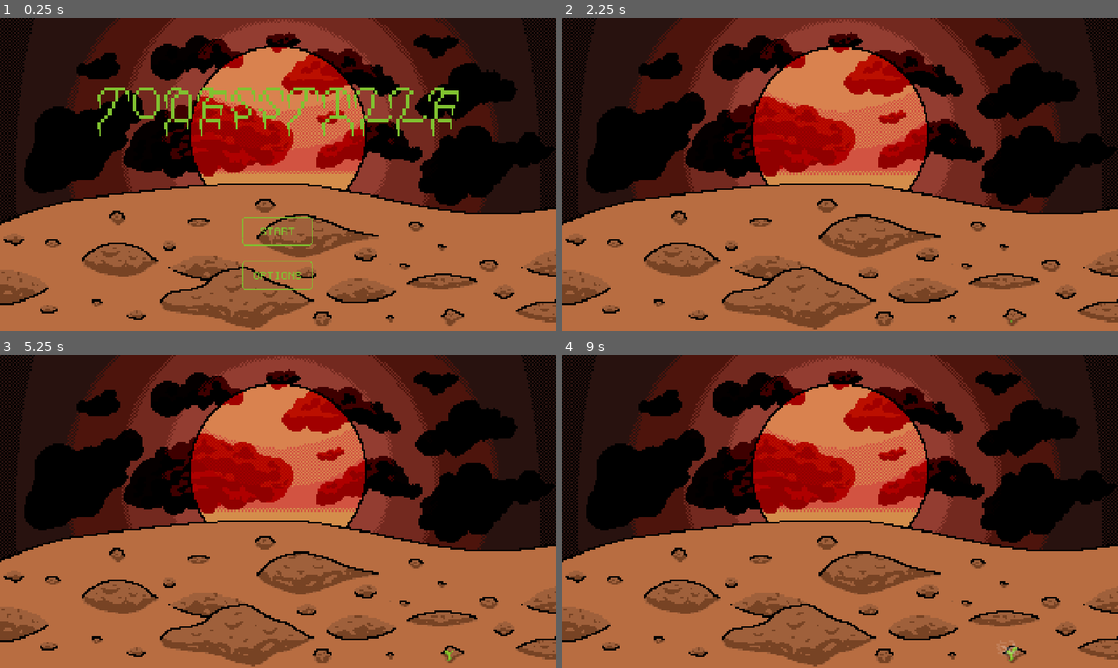
Above: before the commit, frames 1-4 (two rows, left to right).
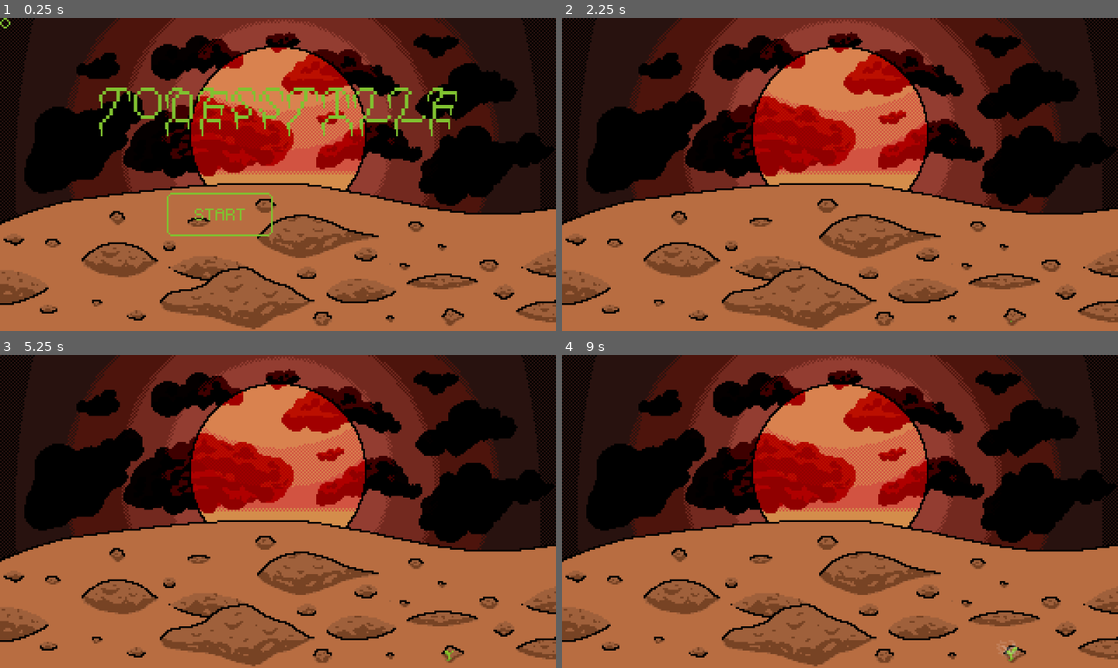
Above: after the commit, the same moments.

Repository: SuperTuxii/Todesstille
Game: Godot game, scene res://scenes/main.tscn
The game is run twice, just before and just after one commit, with the same random seed, the same clock (stepped at 60 frames per second) and the same inputs.
Inputs (mouse positions are in pixels of both pictures, inside the frame that each line leads up to):
- Up to frame 1 (0.25 s): no input
- Up to frame 2 (2.25 s): click (567, 24) at 0.52 s; click (840, 274) at 1.25 s, where only the run before the commit has a clickable "╭─────────╮ │ OPTIONS │ ╰────…"; click "╭─────────╮ │ START │ ╰──────…" at 2 s
- Up to frame 3 (5.25 s): tap Enter at 2.75, 4.25 s; move the mouse to (400, 495) at 2.77 s; hold Right 2.78-3.53 s; tap Alt at 2.85, 4.35 s; tap Space at 3.5, 5 s; move the mouse to (166, 527) at 3.52 s; hold Down 3.53-4.28 s; tap Shift at 3.6, 5.1 s; move the mouse to (333, 442) at 4.27 s; hold Right 4.28-5.03 s; move the mouse to (250, 574) at 5.02 s; hold Up from 5.03 s (still down)
- Up to frame 4 (9 s): tap Enter at 5.75 s; move the mouse to (1006, 558) at 5.77 s; release Up at 5.78 s; hold Left 5.78-7.28 s; tap Alt at 5.85, 7.35, 8.85 s; tap Space at 6.5 s; move the mouse to (673, 464) at 6.52 s; tap Shift at 6.6, 8.1 s; move the mouse to (867, 511) at 7.27 s; hold Down 7.28-8.03 s; move the mouse to (756, 433) at 8.02 s; hold Right 8.03-8.78 s; move the mouse to (962, 495) at 8.77 s; hold Up from 8.78 s (still down)

The runs differ from the first frame. In frame 1, 4.8% of the frame differs, in the area x 0-100%, y 0-100%; in frame 2, 2.8%; in frame 3, 2.8%; in frame 4, 2.8%.

Commit message:
Created a cover to put on the website. Currently working on creating a custom look for the button, which is more work then I expected.

Diff:
--- /dev/null
+++ b/materials/recolor_material.tres
@@ -0,0 +1,15 @@
+[gd_resource type="ShaderMaterial" load_steps=2 format=3 uid="uid://c7tvx00y2tvrn"]
+
+[sub_resource type="Shader" id="Shader_1epgm"]
+code = "shader_type canvas_item;
+render_mode unshaded;
+
+uniform vec4 color : source_color = vec4(1.0);
+
+void fragment() {
+	COLOR *= color;
+}"
+
+[resource]
+shader = SubResource("Shader_1epgm")
+shader_parameter/color = Color(0.5019608, 0.7607843, 0.1882353, 1)
--- a/project.godot
+++ b/project.godot
@@ -17,8 +17,8 @@
 
 [display]
 
-window/size/viewport_width=960
-window/size/viewport_height=540
+window/size/viewport_width=320
+window/size/viewport_height=180
 window/stretch/mode="canvas_items"
 
 [editor_plugins]
--- a/scenes/main.tscn
+++ b/scenes/main.tscn
@@ -1,9 +1,10 @@
-[gd_scene load_steps=72 format=3 uid="uid://c23w72cpkmlnw"]
+[gd_scene load_steps=73 format=3 uid="uid://c23w72cpkmlnw"]
 
 [ext_resource type="Texture2D" uid="uid://b0g75qxacmj2f" path="res://assets/textures/title_screen_background.png" id="1_o6xl0"]
 [ext_resource type="FontFile" uid="uid://csr80w2utqplr" path="res://assets/fonts/PixelCode2.ttf" id="1_tefeu"]
 [ext_resource type="Script" uid="uid://cnlmca4bml2y" path="res://scripts/main.gd" id="1_tipki"]
 [ext_resource type="Texture2D" uid="uid://b4hbgc718wck3" path="res://assets/textures/title.png" id="3_xhfw6"]
+[ext_resource type="PackedScene" uid="uid://b474h2ftyfj5u" path="res://scenes/styled_button.tscn" id="4_1epgm"]
 [ext_resource type="Texture2D" uid="uid://dn8tjmk2m7j4m" path="res://assets/textures/start_animation/frame0000.png" id="8_r4e17"]
 [ext_resource type="Texture2D" uid="uid://buqufijnjoaw2" path="res://assets/textures/start_animation/frame0001.png" id="9_y57op"]
 [ext_resource type="Texture2D" uid="uid://u81nun38cs5f" path="res://assets/textures/start_animation/frame0002.png" id="10_mlv25"]
@@ -303,20 +304,22 @@
 anchor_top = 0.3
 anchor_right = 0.5
 anchor_bottom = 0.3
-offset_left = -312.0
-offset_top = -42.0
-offset_right = 312.0
-offset_bottom = 42.0
 grow_horizontal = 2
 grow_vertical = 2
 texture = ExtResource("3_xhfw6")
+
+[node name="OptionsButton" parent="TitleScreen" instance=ExtResource("4_1epgm")]
+layout_mode = 0
 
 [node name="Buttons" type="VBoxContainer" parent="TitleScreen"]
 layout_mode = 1
 anchors_preset = -1
+anchor_left = 0.5
 anchor_top = 0.5
-anchor_right = 1.0
+anchor_right = 0.5
 anchor_bottom = 1.0
+grow_horizontal = 2
+scale = Vector2(0.5, 0.5)
 alignment = 1
 
 [node name="StartButton" type="Button" parent="TitleScreen/Buttons"]
@@ -339,33 +342,11 @@
 │  START  │
 ╰─────────╯"
 
-[node name="OptionsButton" type="Button" parent="TitleScreen/Buttons"]
-layout_mode = 2
-size_flags_horizontal = 4
-size_flags_vertical = 4
-theme_override_colors/font_color = Color(0.5019608, 0.7607843, 0.1882353, 1)
-theme_override_colors/font_focus_color = Color(0.5019608, 0.7607843, 0.1882353, 1)
-theme_override_colors/font_pressed_color = Color(0.36862746, 0.6, 0.08235294, 1)
-theme_override_colors/font_hover_color = Color(0.5882353, 0.78039217, 0.34901962, 1)
-theme_override_colors/font_hover_pressed_color = Color(0.36862746, 0.6, 0.08235294, 1)
-theme_override_fonts/font = ExtResource("1_tefeu")
-theme_override_font_sizes/font_size = 18
-theme_override_styles/normal = SubResource("StyleBoxEmpty_tefeu")
-theme_override_styles/pressed = SubResource("StyleBoxEmpty_o6xl0")
-theme_override_styles/hover = SubResource("StyleBoxEmpty_tipki")
-theme_override_styles/disabled = SubResource("StyleBoxEmpty_85g3d")
-theme_override_styles/focus = SubResource("StyleBoxEmpty_choun")
-text = "╭─────────╮
-│ OPTIONS │
-╰─────────╯"
-
 [node name="StartAnimation" type="AnimatedSprite2D" parent="."]
 visible = false
-position = Vector2(480, 270)
-scale = Vector2(3, 3)
+position = Vector2(160, 90)
 sprite_frames = SubResource("SpriteFrames_t5ykj")
 frame = 60
 frame_progress = 1.0
 
 [connection signal="pressed" from="TitleScreen/Buttons/StartButton" to="." method="_on_start_button_pressed"]
-[connection signal="pressed" from="TitleScreen/Buttons/OptionsButton" to="." method="_on_options_button_pressed"]
--- /dev/null
+++ b/scenes/styled_button.tscn
@@ -0,0 +1,59 @@
+[gd_scene load_steps=10 format=3 uid="uid://b474h2ftyfj5u"]
+
+[ext_resource type="Material" uid="uid://c7tvx00y2tvrn" path="res://materials/recolor_material.tres" id="1_clwuy"]
+[ext_resource type="Texture2D" uid="uid://dm6lrxqh87w5q" path="res://assets/textures/box_outline.png" id="2_4vsgu"]
+[ext_resource type="Script" uid="uid://dcu4syck0j1q" path="res://scripts/styled_button.gd" id="3_4vsgu"]
+[ext_resource type="FontFile" uid="uid://csr80w2utqplr" path="res://assets/fonts/PixelCode2.ttf" id="3_noaac"]
+
+[sub_resource type="StyleBoxEmpty" id="StyleBoxEmpty_tefeu"]
+
+[sub_resource type="StyleBoxEmpty" id="StyleBoxEmpty_o6xl0"]
+
+[sub_resource type="StyleBoxEmpty" id="StyleBoxEmpty_tipki"]
+
+[sub_resource type="StyleBoxEmpty" id="StyleBoxEmpty_85g3d"]
+
+[sub_resource type="StyleBoxEmpty" id="StyleBoxEmpty_choun"]
+
+[node name="StyledButton" type="NinePatchRect"]
+material = ExtResource("1_clwuy")
+offset_right = 6.0
+offset_bottom = 6.0
+texture = ExtResource("2_4vsgu")
+patch_margin_left = 3
+patch_margin_top = 3
+patch_margin_right = 3
+patch_margin_bottom = 3
+axis_stretch_horizontal = 1
+axis_stretch_vertical = 1
+script = ExtResource("3_4vsgu")
+
+[node name="Button" type="Button" parent="."]
+layout_mode = 1
+anchors_preset = 15
+anchor_right = 1.0
+anchor_bottom = 1.0
+grow_horizontal = 2
+grow_vertical = 2
+size_flags_horizontal = 4
+size_flags_vertical = 4
+theme_override_colors/font_color = Color(0.5019608, 0.7607843, 0.1882353, 1)
+theme_override_colors/font_focus_color = Color(0.5019608, 0.7607843, 0.1882353, 1)
+theme_override_colors/font_pressed_color = Color(0.36862746, 0.6, 0.08235294, 1)
+theme_override_colors/font_hover_color = Color(0.5882353, 0.78039217, 0.34901962, 1)
+theme_override_colors/font_hover_pressed_color = Color(0.36862746, 0.6, 0.08235294, 1)
+theme_override_fonts/font = ExtResource("3_noaac")
+theme_override_font_sizes/font_size = 9
+theme_override_styles/normal = SubResource("StyleBoxEmpty_tefeu")
+theme_override_styles/pressed = SubResource("StyleBoxEmpty_o6xl0")
+theme_override_styles/hover = SubResource("StyleBoxEmpty_tipki")
+theme_override_styles/disabled = SubResource("StyleBoxEmpty_85g3d")
+theme_override_styles/focus = SubResource("StyleBoxEmpty_choun")
+
+[connection signal="button_down" from="Button" to="." method="_on_button_button_down"]
+[connection signal="button_up" from="Button" to="." method="_on_button_button_up"]
+[connection signal="minimum_size_changed" from="Button" to="." method="_on_button_minimum_size_changed"]
+[connection signal="mouse_entered" from="Button" to="." method="_on_button_mouse_entered"]
+[connection signal="mouse_exited" from="Button" to="." method="_on_button_mouse_exited"]
+[connection signal="pressed" from="Button" to="." method="_on_button_pressed"]
+[connection signal="toggled" from="Button" to="." method="_on_button_toggled"]
--- /dev/null
+++ b/scripts/styled_button.gd
@@ -0,0 +1,54 @@
+class_name StyledButton extends NinePatchRect
+
+@export_category("Button")
+@export_multiline
+var text: String:
+	set(value):
+		button.text = value
+	get:
+		return button.text
+@export
+var icon: Texture2D:
+	set(value):
+		button.icon = icon
+	get:
+		return button.icon
+@export
+var disabled: bool:
+	set(value):
+		button.disabled = value
+	get:
+		return button.disabled
+@export
+var toggle_mode: bool:
+	set(value):
+		button.toggle_mode = value
+	get:
+		return button.toggle_mode
+
+@onready
+var button: Button = $Button
+
+signal button_down
+signal button_up
+signal pressed
+signal toggled(toggled_on: bool)
+
+func _on_button_mouse_entered() -> void:
+	pass # Replace with function body.
+
+func _on_button_mouse_exited() -> void:
+	pass # Replace with function body.
+
+func _on_button_minimum_size_changed() -> void:
+	pass # Replace with function body.
+
+
+func _on_button_button_down() -> void:
+	button_down.emit()
+func _on_button_button_up() -> void:
+	button_up.emit()
+func _on_button_pressed() -> void:
+	pressed.emit()
+func _on_button_toggled(toggled_on: bool) -> void:
+	toggled.emit(toggled_on)
Binary file added: assets/textures/box_outline.png
Not shown, added: assets/textures/box_outline.png.import
Binary file added: assets/textures/cover.png
Not shown, added: assets/textures/cover.png.import
Not shown: 2 places in scenes/main.tscn that only renumber resources
Not shown, added: scripts/styled_button.gd.uid
Not shown, added: assets/textures/box_outline.kra
Not shown, added: assets/textures/box_outline.kra~
Not shown, added: assets/textures/cover.kra
Not shown, removed: assets/textures/title_screen_background.kra-autosave.kra
